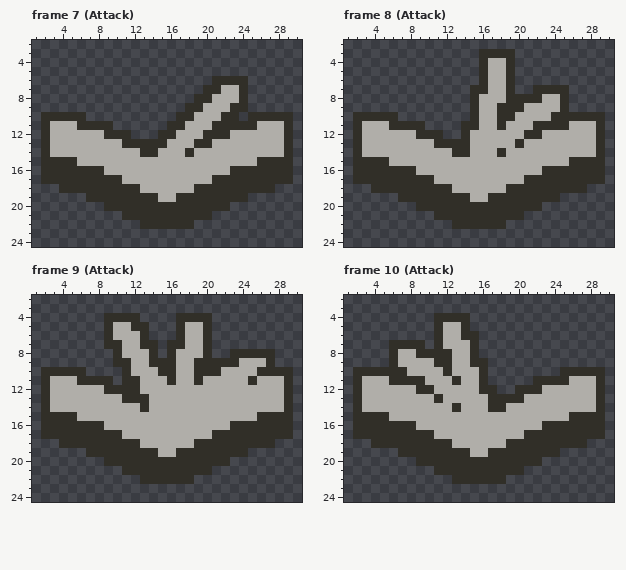
Edited in one commit: pixel-art file (Assets/enemies/flyingTome.aseprite). The first picture shows the starting point.
32x32 pixels, 15 frames. Shown: frame 7 (Attack): x 1..30, y 2..24; frame 8 (Attack): x 1..30, y 2..24; frame 9 (Attack): x 1..30, y 2..24; frame 10 (Attack): x 1..30, y 2..24. The commit also changed other frames, which this record leaves out.
Once edited:
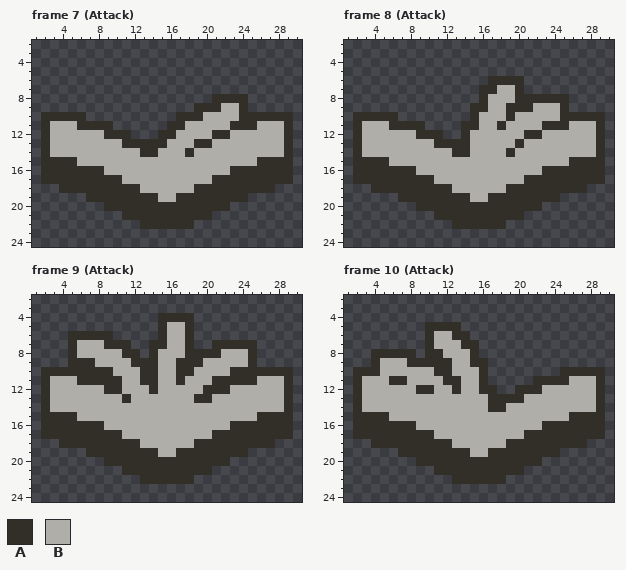
Palette (. is transparent): A #312f28  B #b0aea9
Author's note on the commit: Improve page flip animation
What changed:
--- frame 7 (Attack), layer "Layer 1"
@@ x 16..26 @@
  5 ...........
- 6 .....AAAA..
- 7 ....AABBA..
- 8 ...AABBBA..
- 9 ..AABBBAA..
-10 .AABBBAA.AA
-11 AABBBAAAAAB
-12 ABBBAAABBBB
+ 6 ...........
+ 7 ...........
+ 8 .....AAAA..
+ 9 ...AAABBA..
+10 .AAABBBBAAA
+11 AABBBBBAAAB
+12 ABBBBAABBBB
 13 BBBAABBBBBB
--- frame 8 (Attack), layer "Layer 1"
@@ x 13..27 @@
  2 ...............
- 3 ...AAAA........
- 4 ...ABBA........
- 5 ...ABBA........
- 6 ...ABBA........
- 7 ..AABBA..AAAA..
- 8 ..ABBBAAAABBA..
- 9 ..ABBAAABBBBA..
-10 ..ABBAABBBBAAAA
-11 .AABBABBBAAAABB
+ 3 ...............
+ 4 ...............
+ 5 ...............
+ 6 ....AAAA.......
+ 7 ...AABBA.......
+ 8 ...ABBBAAAAAA..
+ 9 ..AABBAAABBBA..
+10 ..ABBBABBBBBAAA
+11 .AABBABBBBAAABB
 12 .ABBBBBBAABBBBB
 13 AABBBBBABBBBBBB
-14 AABBBABBBBBBBBB
+14 AABBBBABBBBBBBB
 15 BBBBBBBBBBBBBAA
--- frame 9 (Attack), layer "Layer 1"
@@ x 1..30 @@
  3 ..............................
- 4 ........AAAA....AAAA..........
- 5 ........ABBAA...ABBA..........
- 6 ........ABBBA...ABBA..........
- 7 ........AABBAA.AABBA..........
- 8 .........ABBBA.ABBBA..AAAAA...
- 9 .........AABBAAABBAAAAABBBA...
-10 .AAAAA....ABBBAABBAAABBBBAAAA.
-11 .ABBBAAAA.AABBBABBABBBBBABBBA.
-12 .ABBBBBBAAAABBBBBBBBBBBBBBBBA.
-13 .ABBBBBBBBAAABBBBBBBBBBBBBBBA.
-14 .ABBBBBBBBBBABBBBBBBBBBBBBBBA.
+ 4 ..............AAAA............
+ 5 ..............ABBA............
+ 6 ....AAAAA.....ABBA............
+ 7 ....ABBBAAA..AABBA..AAAAA.....
+ 8 ....ABBBBBAA.ABBBAAAABBBA.....
+ 9 ....AAABBBBAAABBAAABBBBBA.....
+10 .AAAAAAAABBBAABBAABBBBAAAAAAA.
+11 .ABBBAAAAABBAABBABBBAAAAABBBA.
+12 .ABBBBBBAABBBABBBBBAAABBBBBBA.
+13 .ABBBBBBBBABBBBBBBAABBBBBBBBA.
+14 .ABBBBBBBBBBBBBBBBBBBBBBBBBBA.
 15 .AAAABBBBBBBBBBBBBBBBBBBBAAAA.
--- frame 10 (Attack), layer "Layer 1"
@@ x 2..17 @@
  3 ................
- 4 .........AAAA...
- 5 .........ABBA...
- 6 .........ABBAA..
- 7 ....AAAA.ABBBA..
- 8 ....ABBAAAABBA..
- 9 ....ABBBBAABBAA.
-10 AAAAAABBBBABBBA.
-11 ABBBAAAABBBABBA.
-12 ABBBBBBAABBBBBAA
-13 ABBBBBBBBABBBBBA
-14 ABBBBBBBBBBABBBA
+ 4 ................
+ 5 ........AAAA....
+ 6 ........ABBAA...
+ 7 ........ABBBAA..
+ 8 ..AAAAA.AABBBA..
+ 9 ..ABBBAAAAABBAA.
+10 AAABBBBBBAABBBA.
+11 ABBBAABBBBAABBA.
+12 ABBBBBBAABBABBAA
+13 ABBBBBBBBBBBBBBA
+14 ABBBBBBBBBBBBBBA
 15 AAAABBBBBBBBBBBB
